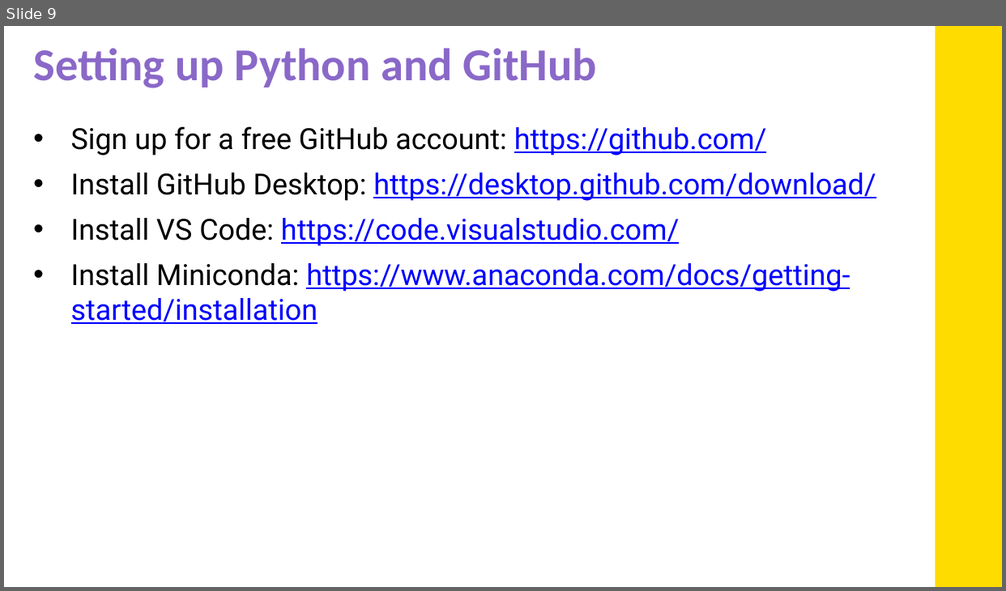
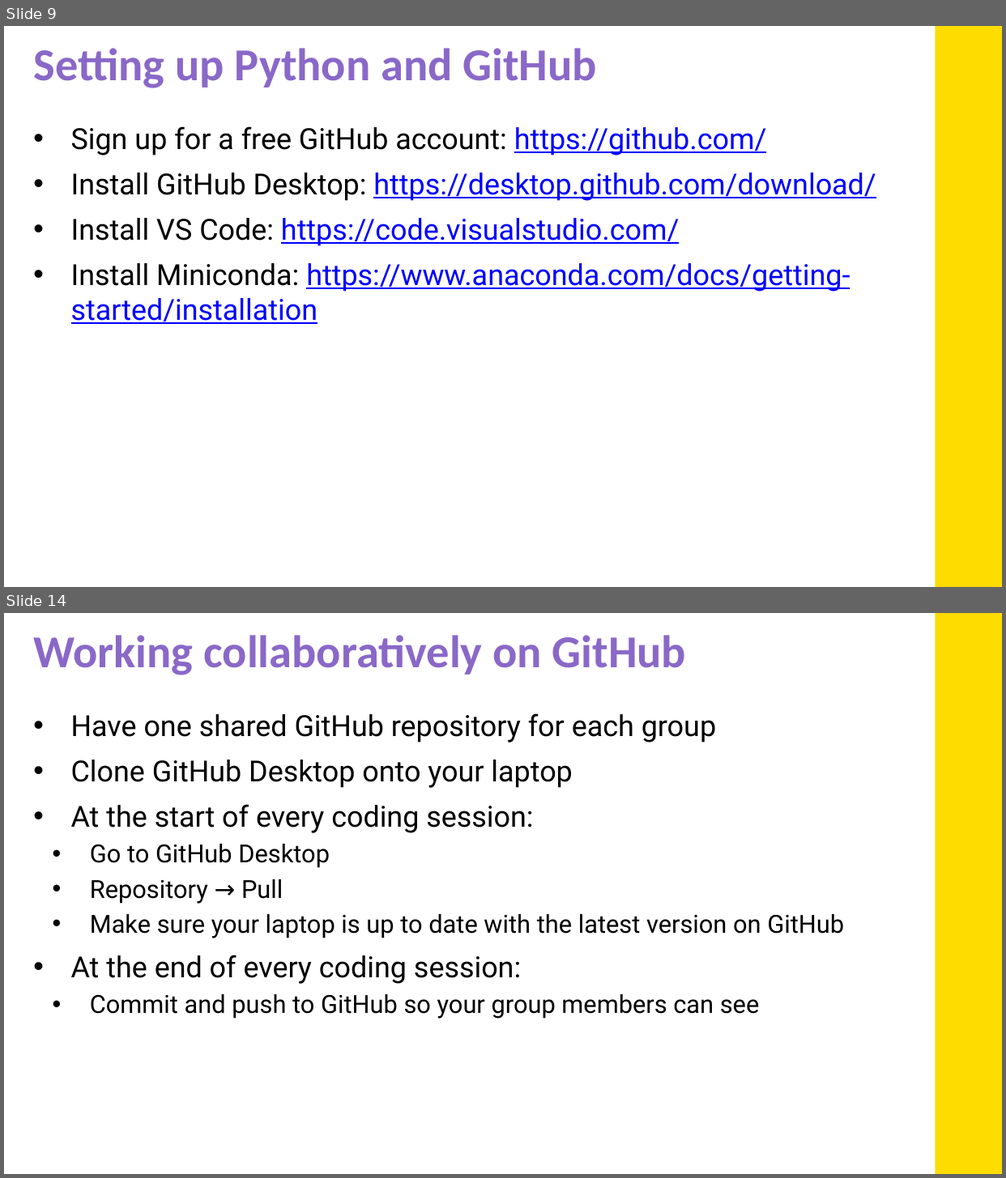
Before and after one commit to mithebell/PHYS3116_2026T3, a slide deck: Week 1/wk1_PHYS3116_2026T3_spotted_python_slides.pptx. Shown one above the other, each under a label of ours: slide 9 before the commit, slides 9 and 14 after it; the slides between them are not shown. The pictures are 1006x591 and 1006x1178 pixels, drawn with LibreOffice and Linux fonts; fonts in the diff are those of the drawing; background and template pictures are left out. Boxes give left, top, right and bottom in pixels: in the first picture for what was removed or moved away, otherwise in the second. Text is boxed around its words. In the diff, an @@ line names an element or a change of style, - is before the commit and + after.

```diff
--- a/Week 1/wk1_PHYS3116_2026T3_spotted_python_slides.pptx
+++ b/Week 1/wk1_PHYS3116_2026T3_spotted_python_slides.pptx
@@ slide 14 added at box(4, 613, 1002, 1174), background #FFFFFF; not listed: 1 template element that a slide beside it also shows @@
@@ title added at box(33, 635, 686, 675), 44 pt, text #8A68C8, bold @@
+Working collaboratively on GitHub
@@ text added at box(71, 713, 844, 1019), 28 pt, text #000000 @@
+• Have one shared GitHub repository for each group
+• Clone GitHub Desktop onto your laptop
+• At the start of every coding session:
+  • Go to GitHub Desktop
+  • Repository → Pull
+  • Make sure your laptop is up to date with the latest version on GitHub
+• At the end of every coding session:
+  • Commit and push to GitHub so your group members can see
```
Also in this commit, not shown: 3 slides changed, 3 other slides added, 3 slides removed, 2 other files.
